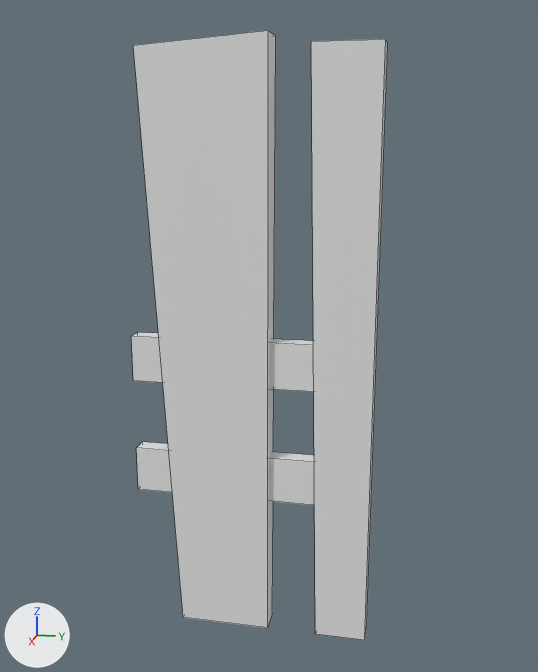
A saved change to the OBJ model Assets/Decoratipns/Fences/fence7_linked.obj.
One viewpoint serves both versions: a 50 mm camera at (1.431, 0.072, 1.007) aimed at (-0.012, -0.216, 0.646). The axes (+X, +Y, +Z) are drawn at lower left. The lights are the same throughout. Mesh edges are drawn as thin lines. Where no turn or scale is listed for an object, it has been applied to the vertices.

In view in the first picture: 'fence7_linked_Cube.006'.
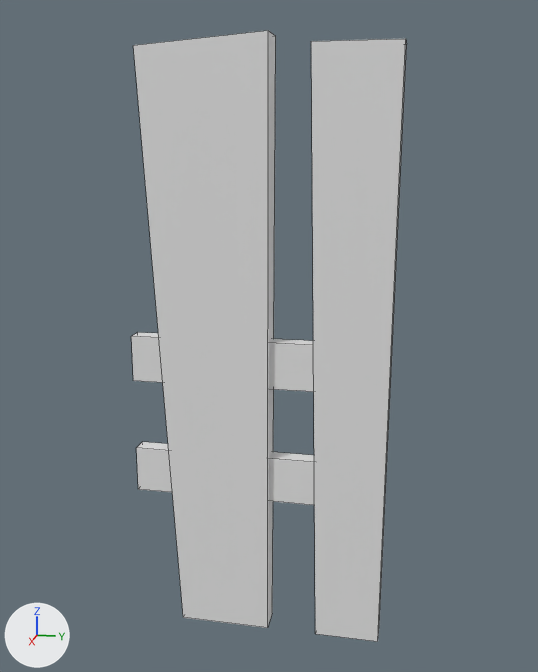
Commit message: More fences.

The change in detail:
me_fence7_linked_cube_006 has 32 vertices, 20 faces and spans x -0.034..0.034, y -0.5..0.0, z 0.0..1.22.
me_fence7_linked_cube_006 is used by ob_fence7_linked_cube_006; location (0.0, 0.0, 0.0).
Verts and faces of me_fence7_linked_cube_006; kept vertices keep their numbers, new ones are numbered from 32.
Before the commit, vertices of me_fence7_linked_cube_006: 12 (0.027, 0.0, 0.0) at pixel (364, 639), 13 (0.034, 0.0, 1.199) at pixel (385, 39), 14 (-0.027, 0.0, 0.0) at pixel (366, 624), 15 (-0.034, 0.0, 1.199) at pixel (387, 44).
Part 1, on me_fence7_linked_cube_006:
Faces deleted: (12, 14, 15, 13).
Vertex 12 moves to (0.027, 0.027, 0.0), pixel (377, 641).
Vertex 14 moves to (-0.027, 0.027, 0.0), pixel (379, 625).
Vertex 13 moves to (0.034, 0.034, 1.199), pixel (405, 38).
Vertex 15 moves to (-0.034, 0.034, 1.199), pixel (406, 44).

Where the change shows, as pixel boxes [x1, y1, x2, y2] in the pictures (538 x 672 px):
'fence7_linked_Cube.006', reshaped (7% wider)
    before: [131, 30, 388, 640]
    after: [131, 30, 407, 642]
part 1 of me_fence7_linked_cube_006, cut back
    before: [311, 39, 388, 640]
    after: [311, 38, 407, 642]
